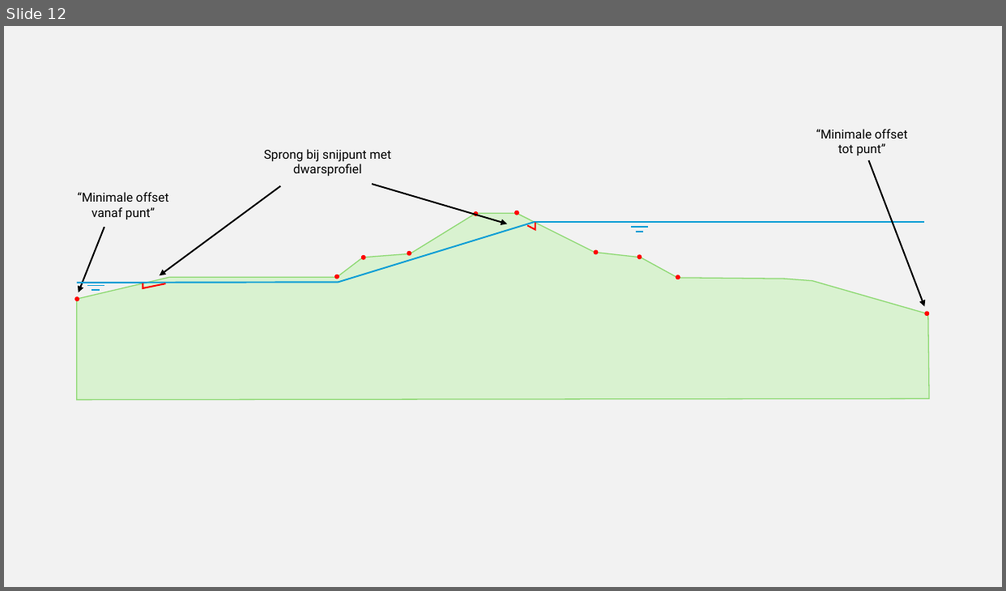
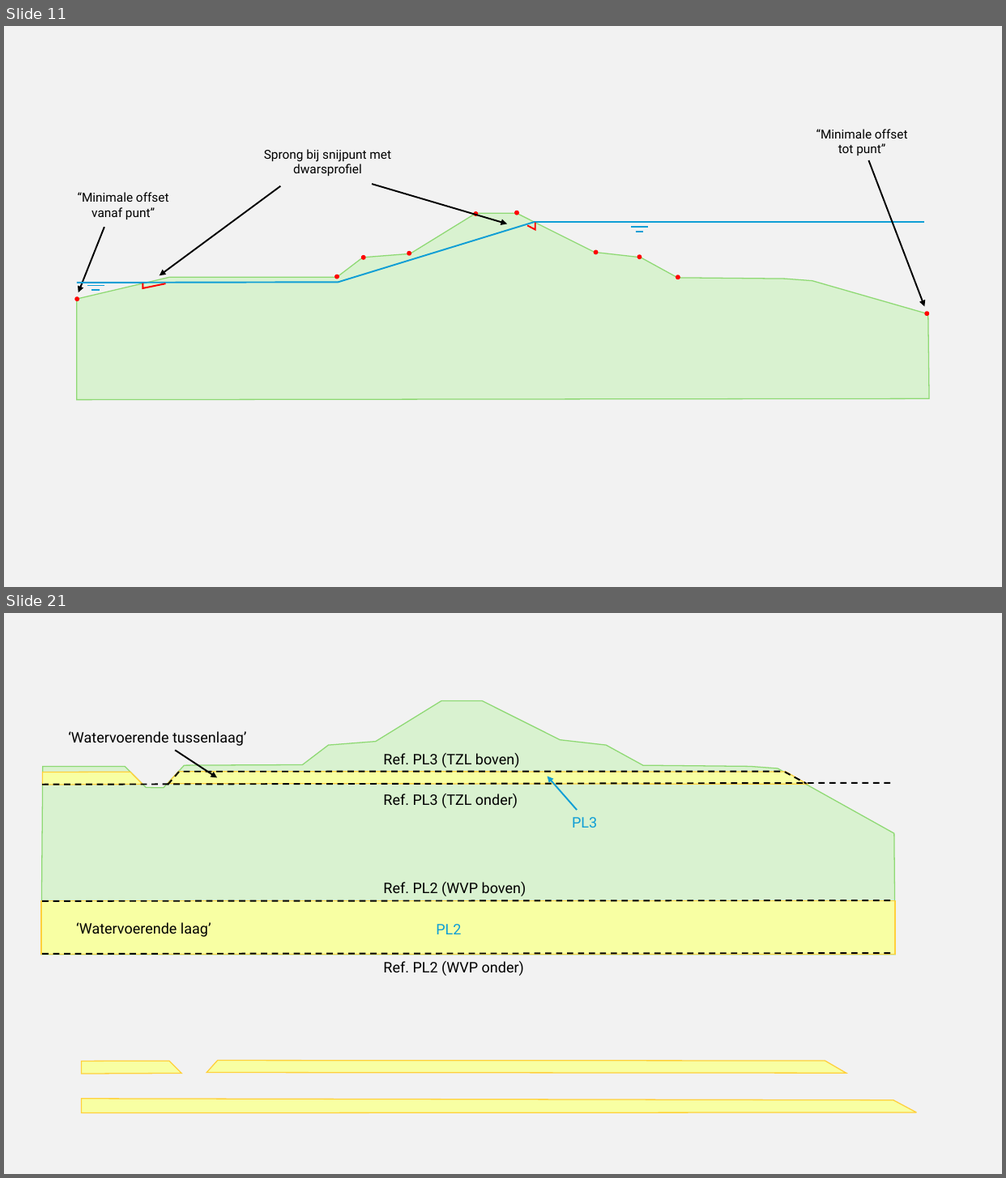
Before and after one commit to scheldestromen/BOLuS, a slide deck: handleiding/Figuren handleiding.pptx. Shown one above the other, each under a label of ours: slide 12 before the commit, slides 11 and 21 after it; the slides between them are not shown. The pictures are 1006x591 and 1006x1178 pixels, drawn with LibreOffice and Linux fonts; fonts in the diff are those of the drawing. Boxes give left, top, right and bottom in pixels: in the first picture for what was removed or moved away, otherwise in the second. Text is boxed around its words. In the diff, an @@ line names an element or a change of style, - is before the commit and + after.

```diff
--- a/handleiding/Figuren handleiding.pptx
+++ b/handleiding/Figuren handleiding.pptx
@@ slide 21 added at box(4, 613, 1002, 1174), background #F2F2F2 @@
@@ freeform shape added at box(41, 701, 896, 955), fill #D9F2D0, outline #8ED973 1 pt @@
@@ text added at box(68, 731, 247, 746), 14 pt, text #000000 @@
+‘Watervoerende tussenlaag’
@@ arrow added from (175, 750) to (217, 777), #000000 1.5 pt @@
@@ text added at box(383, 753, 520, 768), 14 pt, text #000000 @@
+Ref. PL3 (TZL boven)
@@ freeform shape added at box(42, 772, 143, 785), fill #F8FFA3, outline #FFD03B 1 pt @@
@@ freeform shape added at box(168, 772, 808, 785), fill #F8FFA3, outline #FFD03B 1 pt @@
@@ freeform shape added at box(168, 772, 807, 786), outline #000000 1.5 pt dashed @@
@@ arrow added from (577, 810) to (548, 776), #0F9ED5 1.5 pt @@
@@ freeform shape added at box(42, 783, 894, 785), outline #000000 1.5 pt dashed @@
@@ text added at box(383, 794, 518, 808), 14 pt, text #000000 @@
+Ref. PL3 (TZL onder)
@@ text added at box(572, 817, 597, 828), 14 pt, text #0F9ED5 @@
+PL3
@@ rectangle added at box(41, 901, 896, 955), fill #F8FFA3, outline #FFD03B 1 pt @@
@@ freeform shape added at box(42, 901, 893, 901), outline #000000 1.5 pt dashed @@
@@ text added at box(383, 882, 526, 897), 14 pt, text #000000 @@
+Ref. PL2 (WVP boven)
@@ text added at box(76, 922, 211, 937), 14 pt, text #000000 @@
+‘Watervoerende laag’
@@ text added at box(436, 924, 461, 935), 14 pt, text #0F9ED5 @@
+PL2
@@ freeform shape added at box(42, 954, 893, 954), outline #000000 1.5 pt dashed @@
@@ text added at box(383, 961, 524, 976), 14 pt, text #000000 @@
+Ref. PL2 (WVP onder)
@@ freeform shape added at box(81, 1062, 181, 1074), fill #F8FFA3, outline #FFD03B 1 pt @@
@@ freeform shape added at box(206, 1061, 846, 1073), fill #F8FFA3, outline #FFD03B 1 pt @@
@@ freeform shape added at box(81, 1099, 917, 1113), fill #F8FFA3, outline #FFD03B 1 pt @@
@@ what was slide 12 is now slide 11 @@
```
Also in this commit, not shown: 1 slide changed, 20 other slides added, 13 slides removed, 7 other files.
